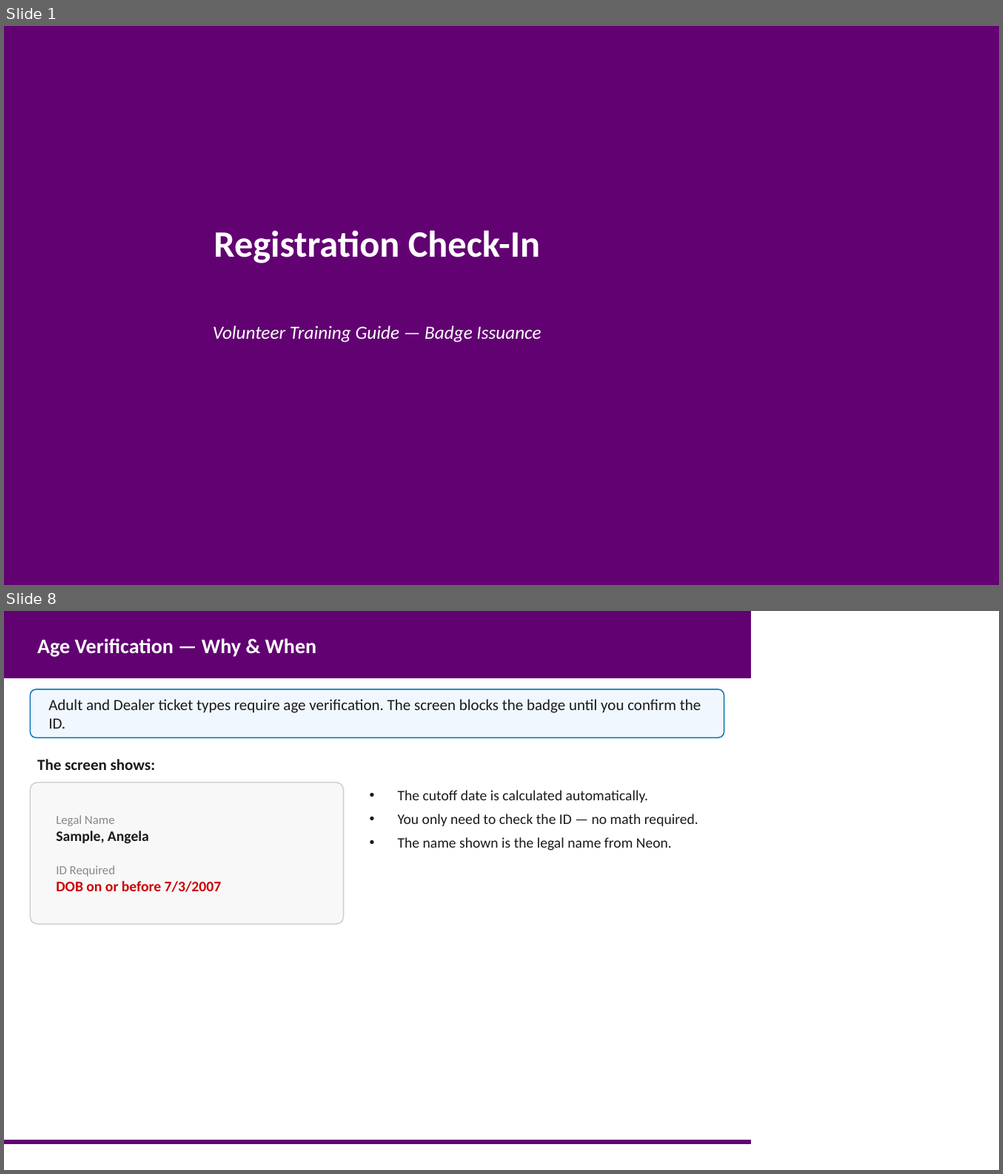
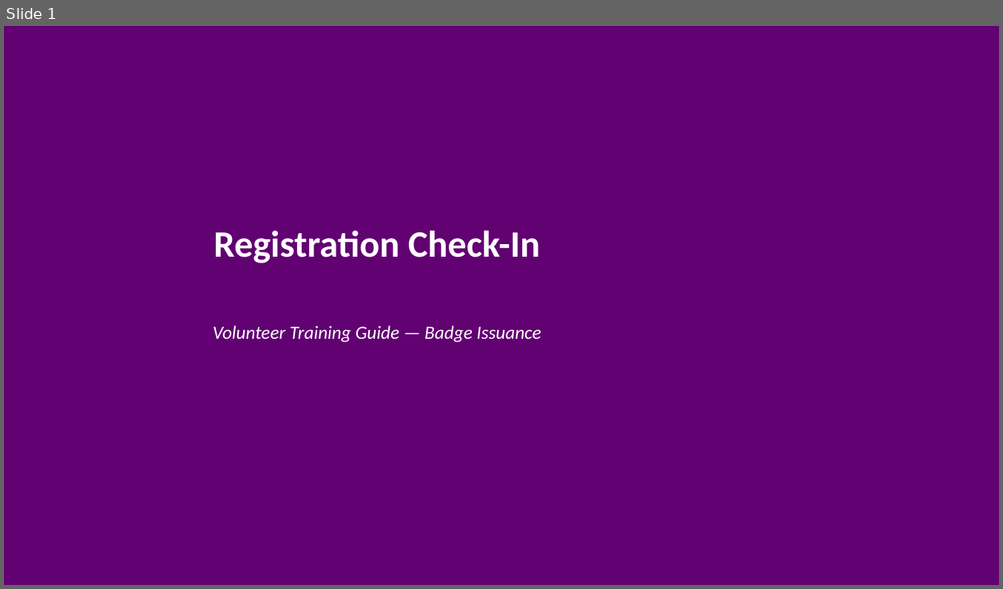
Before and after one commit to marks-lolcode/reg-plugin, a slide deck: TRAINING/reg-checkin.pptx. Shown one above the other, each under a label of ours: slides 1 and 8 before the commit, slide 1 after it; the slides between them are not shown. The pictures are 1003x1174 and 1003x589 pixels, drawn with LibreOffice and Linux fonts; fonts in the diff are those of the drawing. Boxes give left, top, right and bottom in pixels: in the first picture for what was removed or moved away, otherwise in the second. Text is boxed around its words. In the diff, an @@ line names an element or a change of style, - is before the commit and + after.

```diff
--- a/TRAINING/reg-checkin.pptx
+++ b/TRAINING/reg-checkin.pptx
@@ slide 8 removed at [4, 611, 999, 1170], background #FFFFFF @@
@@ rectangle removed at [4, 611, 750, 678] @@
@@ text removed at [37, 638, 317, 657] @@
-Age Verification — Why & When
@@ rounded rectangle removed at [30, 689, 724, 738] @@
@@ text removed at [48, 699, 700, 729] @@
-Adult and Dealer ticket types require age verification. The screen blocks the badge until you confirm the ID.
@@ text removed at [37, 759, 155, 770] @@
-The screen shows:
@@ rounded rectangle removed at [30, 783, 344, 924] @@
@@ text removed at [398, 790, 698, 851] @@
-• The cutoff date is calculated automatically.
-• You only need to check the ID — no math required.
-• The name shown is the legal name from Neon.
@@ text removed at [56, 815, 221, 892] @@
-Legal Name
-Sample, Angela
-ID Required
-DOB on or before 7/3/2007
@@ rectangle removed at [4, 1141, 750, 1145] @@
```
Also in this commit, not shown: 2 slides changed, 4 slides added, 9 other slides removed, 7 other files.
